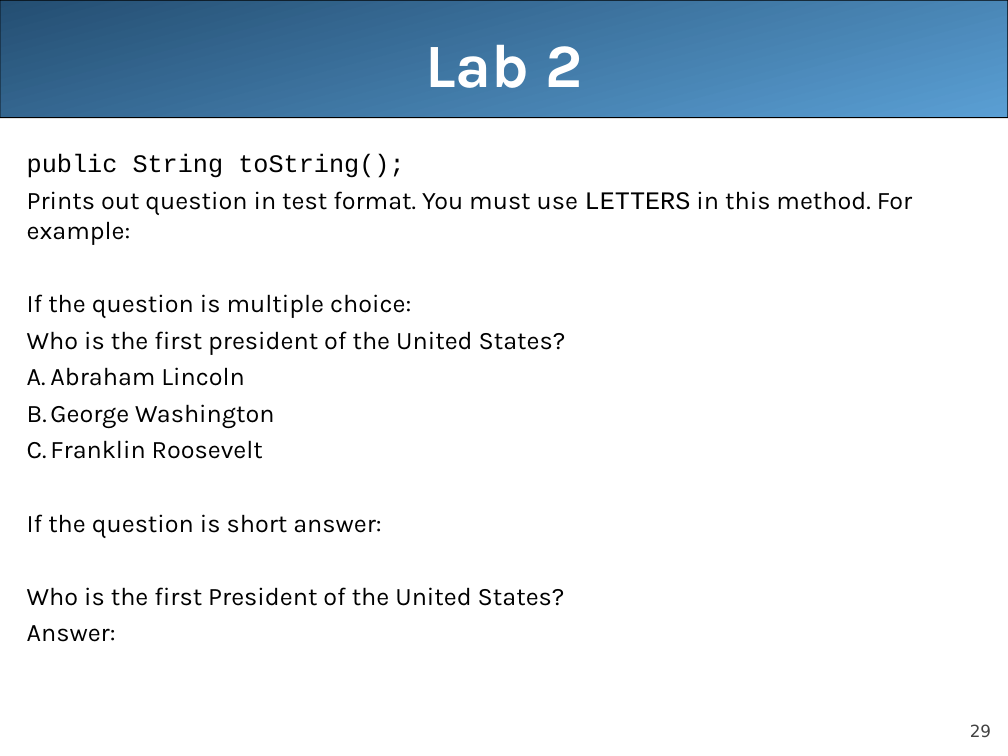
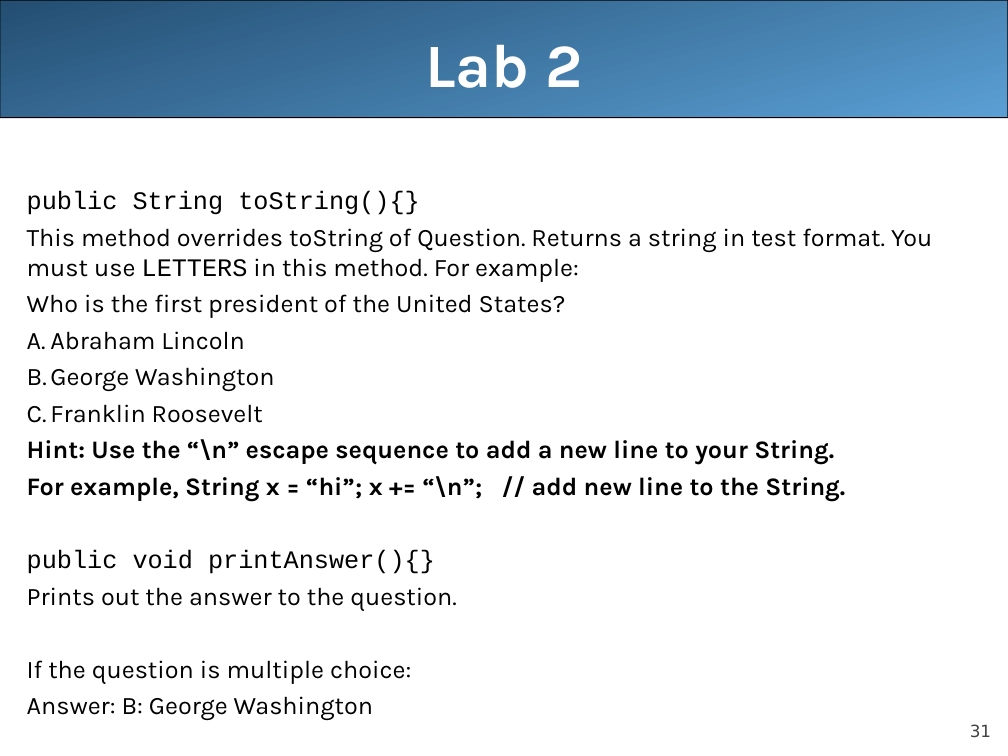
Before and after one commit to LongBaoNguyen/longbaonguyen.github.io, a slide deck: slide 31 of courses/apcsa/lecture16.ppt (slide 29 before the commit). Drawn at 1008x756 pixels with LibreOffice and Linux fonts; fonts in the diff are those of the drawing. Boxes give left, top, right and bottom in pixels: in the first picture for what was removed or moved away, otherwise in the second. Text is boxed around its words. In the diff, an @@ line names an element or a change of style, - is before the commit and + after.

```diff
--- a/courses/apcsa/lecture16.ppt
+++ b/courses/apcsa/lecture16.ppt
@@ text at (27, 190, 932, 282): text changed @@
-public String toString();
-Prints out question in test format. You must use LETTERS in this method. For example:
-If the question is multiple choice:
+public String toString(){}
+This method overrides toString of Question. Returns a string in test format. You must use LETTERS in this method. For example:
@@ text at (27, 439, 845, 721): text changed @@
-If the question is short answer:
-Who is the first President of the United States?
-Answer:
+Hint: Use the “\n” escape sequence to add a new line to your String.
+For example, String x = “hi”; x += “\n”; // add new line to the String.
+public void printAnswer(){}
+Prints out the answer to the question.
+If the question is multiple choice:
+Answer: B: George Washington
@@ page number at (970, 724, 991, 738): text changed @@
-29
+31
```
Also in this commit, not shown: 28 other slides changed, 3 slides added, 1 slide removed, 4 other files.
